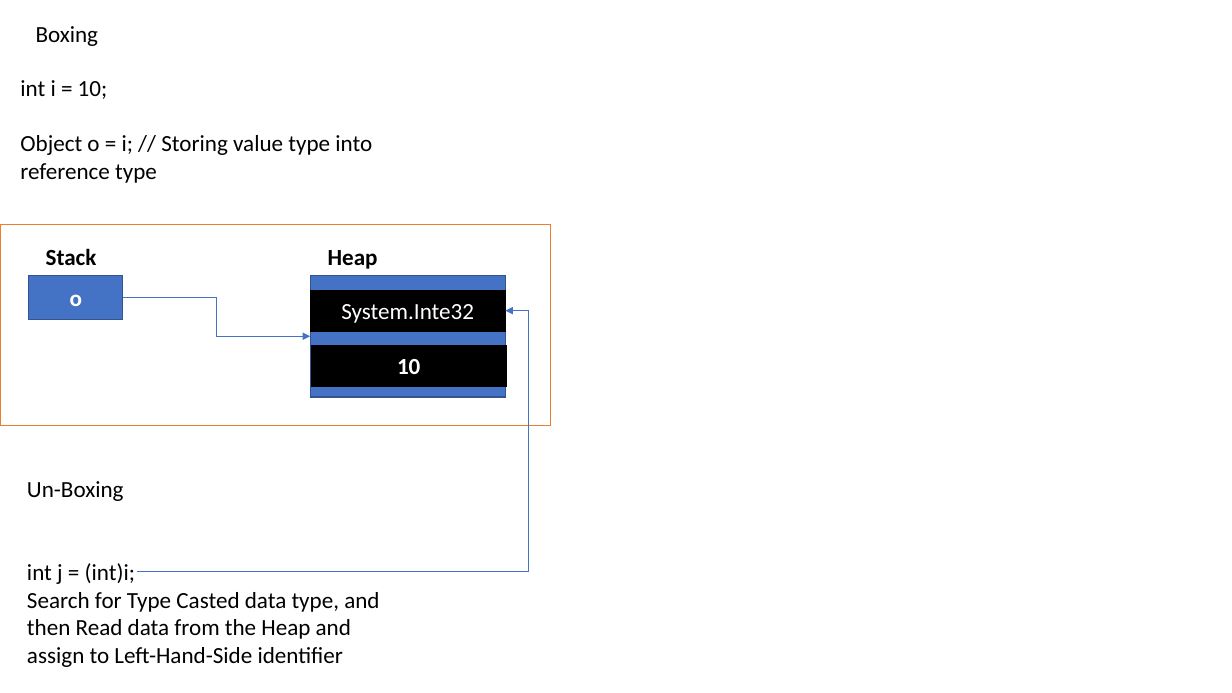
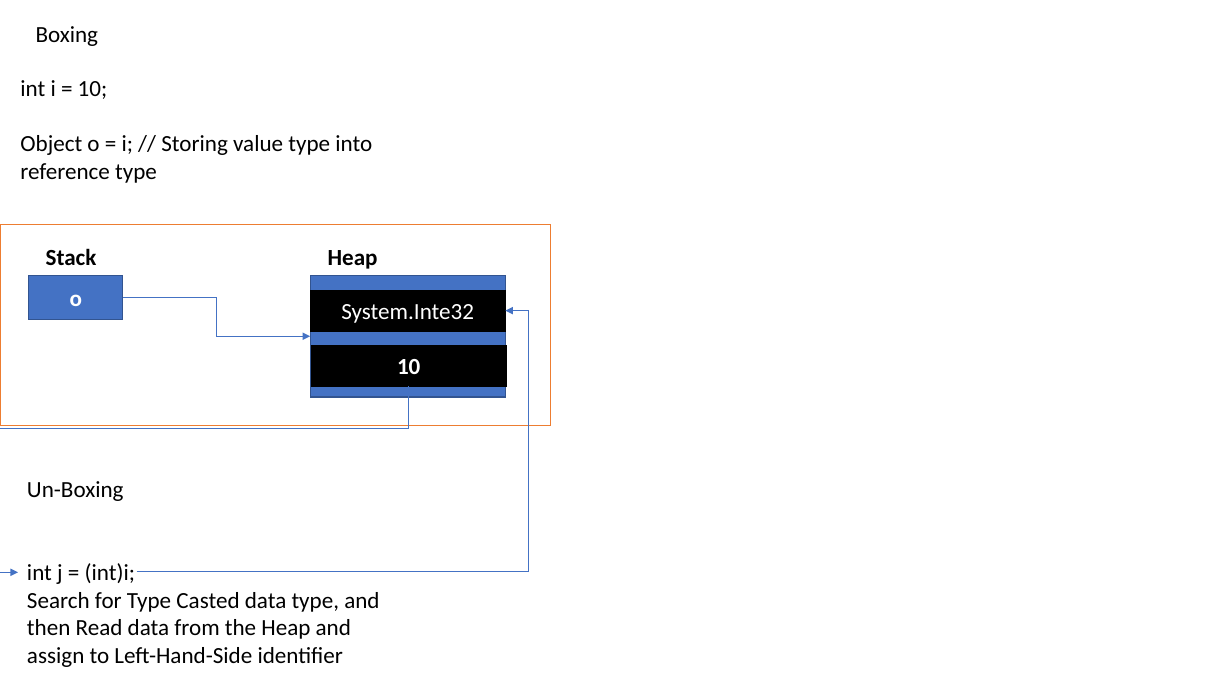
Before and after one commit to maheshsabnis/SimSept2002, a slide deck: slide 3 of Training_Images.pptx. Drawn at 1232x693 pixels with LibreOffice and Linux fonts; fonts in the diff are those of the drawing. Boxes give left, top, right and bottom in pixels: in the first picture for what was removed or moved away, otherwise in the second. Text is boxed around its words. In the diff, an @@ line names an element or a change of style, - is before the commit and + after.

```diff
--- a/Training_Images.pptx
+++ b/Training_Images.pptx
@@ elbow arrow added from (409, 386) to (18, 572), #4472C4 0.5 pt @@
```
Also in this commit, not shown: 1 slide added, 22 other files.
